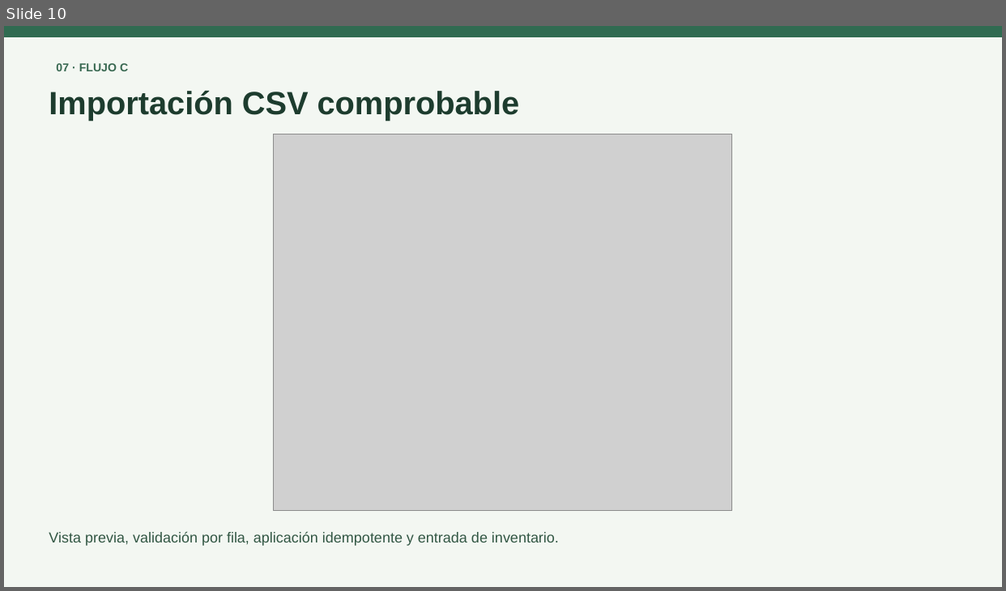
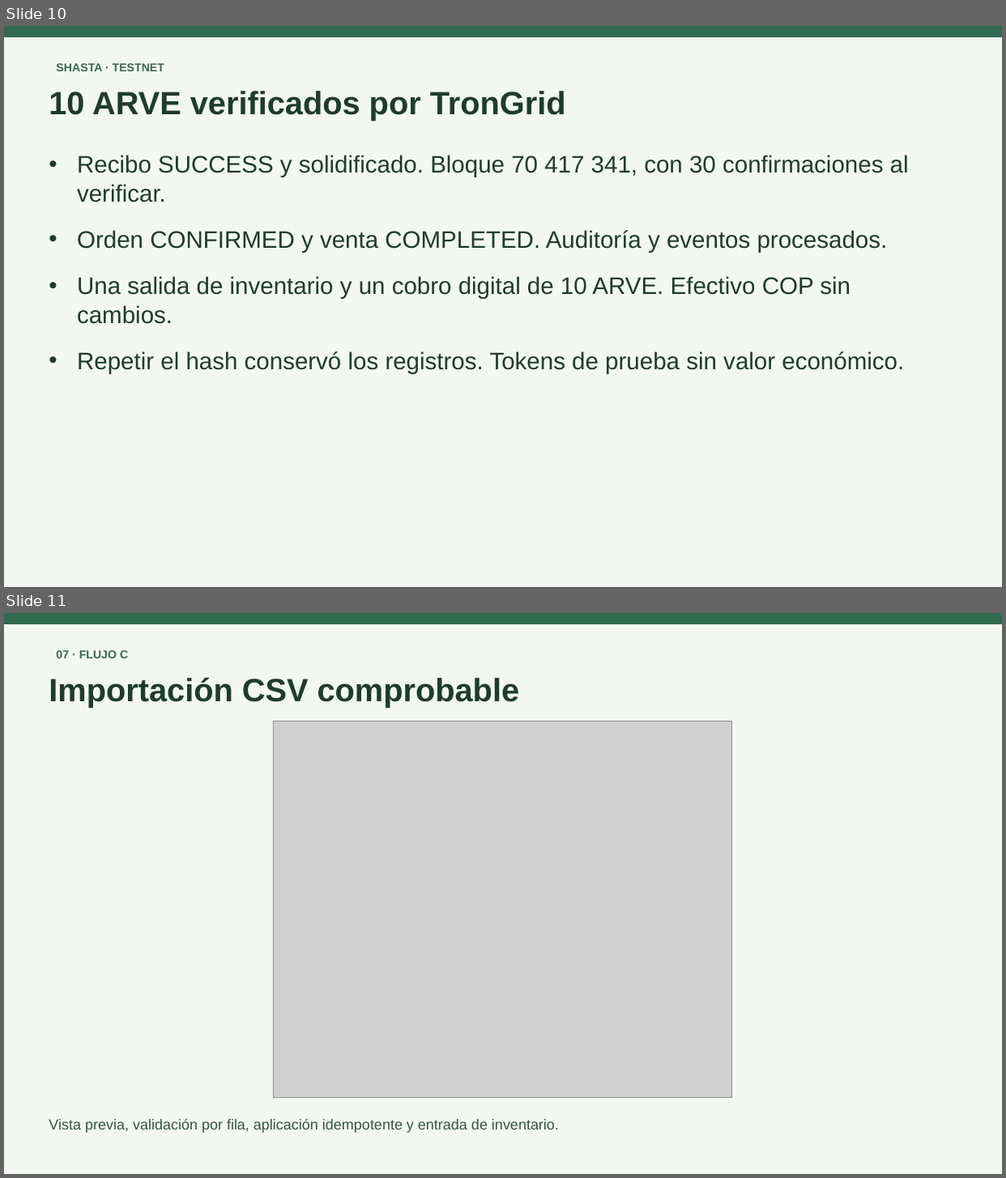
Before and after one commit to RS04a/ervanula, a slide deck: docs/full-app/entrega/ARVELUNA_Defensa.pptx. Shown one above the other, each under a label of ours: slide 10 before the commit, slides 10 and 11 after it. The pictures are 1006x591 and 1006x1178 pixels, drawn with LibreOffice and Linux fonts; fonts in the diff are those of the drawing; grey boxes stand for pictures. Boxes give left, top, right and bottom in pixels: in the first picture for what was removed or moved away, otherwise in the second. Text is boxed around its words. In the diff, an @@ line names an element or a change of style, - is before the commit and + after.

Commit message:
docs: finalize delivery with verified Shasta payment

```diff
--- a/docs/full-app/entrega/ARVELUNA_Defensa.pptx
+++ b/docs/full-app/entrega/ARVELUNA_Defensa.pptx
@@ slide 10 added at [4,26,1002,587], background #F3F7F2 @@
@@ rectangle added at [4,26,1002,37], fill #306B51, outline #306B51 1 pt @@
@@ text added at [56,63,164,71], 11 pt, text #386851, bold @@
+SHASTA · TESTNET
@@ text added at [49,91,566,120], 31 pt, text #1D3C2E, bold @@
+10 ARVE verificados por TronGrid
@@ text added at [77,155,909,374], 23 pt, text #1D3C2E @@
+• Recibo SUCCESS y solidificado. Bloque 70 417 341, con 30 confirmaciones al verificar.
+• Orden CONFIRMED y venta COMPLETED. Auditoría y eventos procesados.
+• Una salida de inventario y un cobro digital de 10 ARVE. Efectivo COP sin cambios.
+• Repetir el hash conservó los registros. Tokens de prueba sin valor económico.
@@ what was slide 10 is now slide 11 @@
```
Also in this commit, not shown: 4 slides changed, 14 other files.
